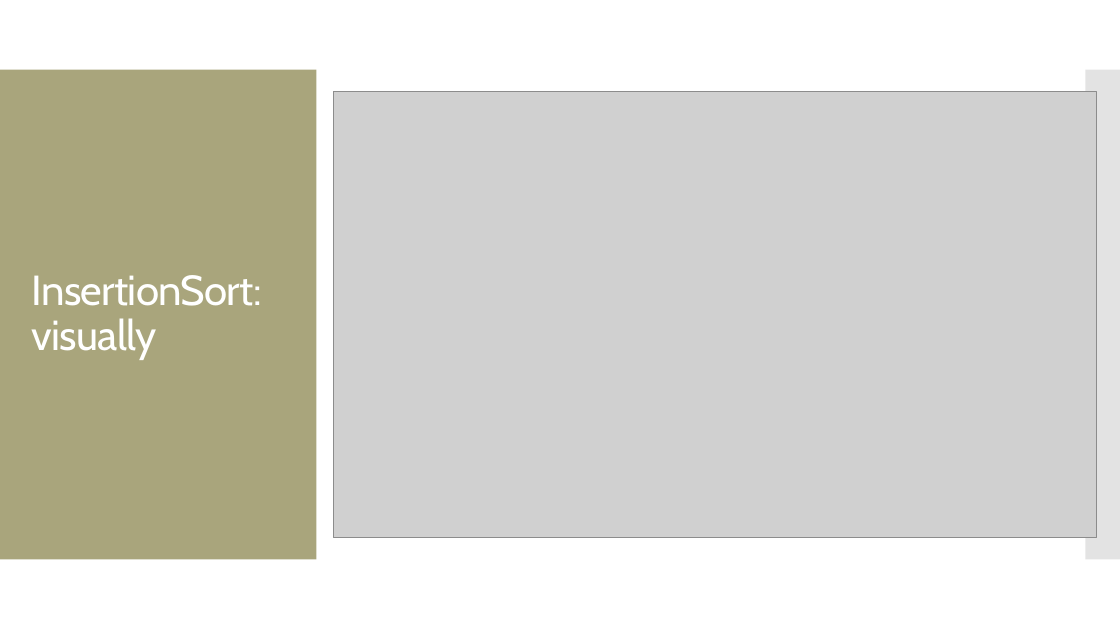
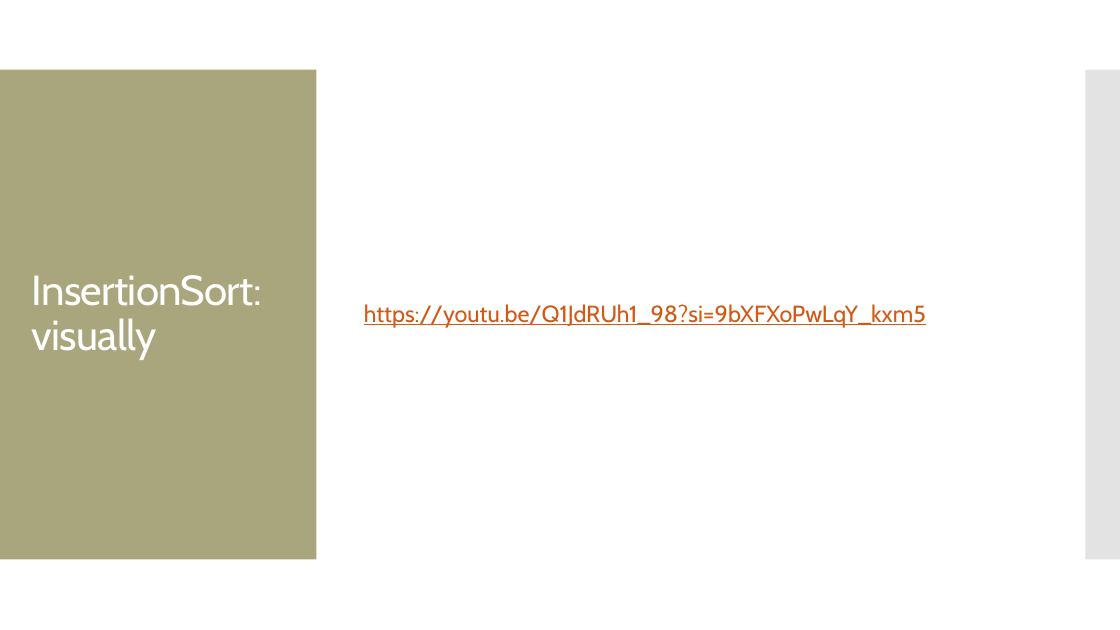
Before and after one commit to amosca01/CAIS117-F23, a slide deck: slide 7 of slides/28-algorithms.pptx. Drawn at 1120x630 pixels with LibreOffice and Linux fonts; fonts in the diff are those of the drawing; grey boxes stand for pictures. Boxes give left, top, right and bottom in pixels: in the first picture for what was removed or moved away, otherwise in the second. Text is boxed around its words. In the diff, an @@ line names an element or a change of style, - is before the commit and + after.

```diff
--- a/slides/28-algorithms.pptx
+++ b/slides/28-algorithms.pptx
@@ picture removed at (334, 92, 1097, 539) @@
@@ text added at (364, 304, 926, 328), 20 pt, text #D25814, underline @@
+https://youtu.be/Q1JdRUh1_98?si=9bXFXoPwLqY_kxm5
```
Also in this commit, not shown: 2 other slides changed, 1 other file.
